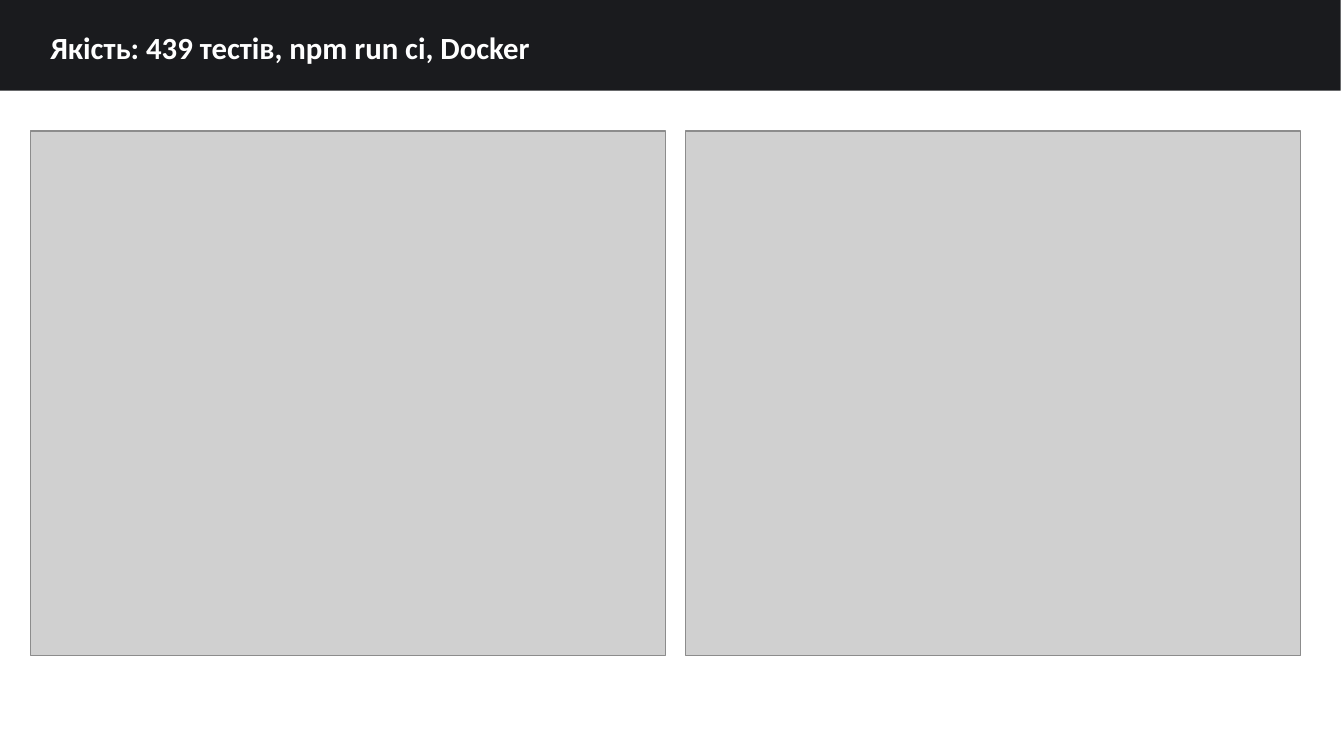
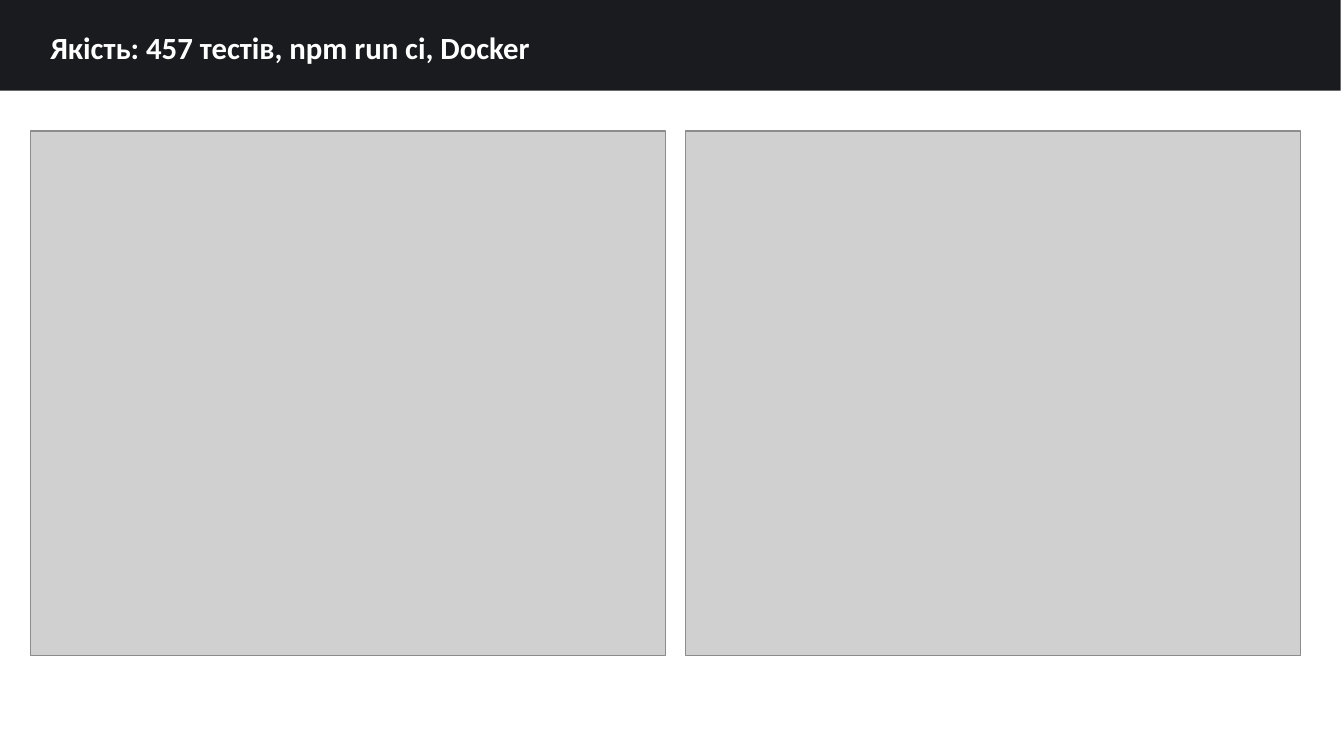
Before and after one commit to ech2corrosionrrd/series-studio, a slide deck: slide 11 of diploma/Dyplom_Series_Lab_Zahyst.pptx. Drawn at 1344x756 pixels with LibreOffice and Linux fonts; fonts in the diff are those of the drawing; grey boxes stand for pictures. Boxes give left, top, right and bottom in pixels: in the first picture for what was removed or moved away, otherwise in the second. Text is boxed around its words. In the diff, an @@ line names an element or a change of style, - is before the commit and + after.

```diff
--- a/diploma/Dyplom_Series_Lab_Zahyst.pptx
+++ b/diploma/Dyplom_Series_Lab_Zahyst.pptx
@@ text at (50, 37, 529, 64): text changed @@
-Якість: 439 тестів, npm run ci, Docker
+Якість: 457 тестів, npm run ci, Docker
```
Also in this commit, not shown: 2 other slides changed, 29 other files.
